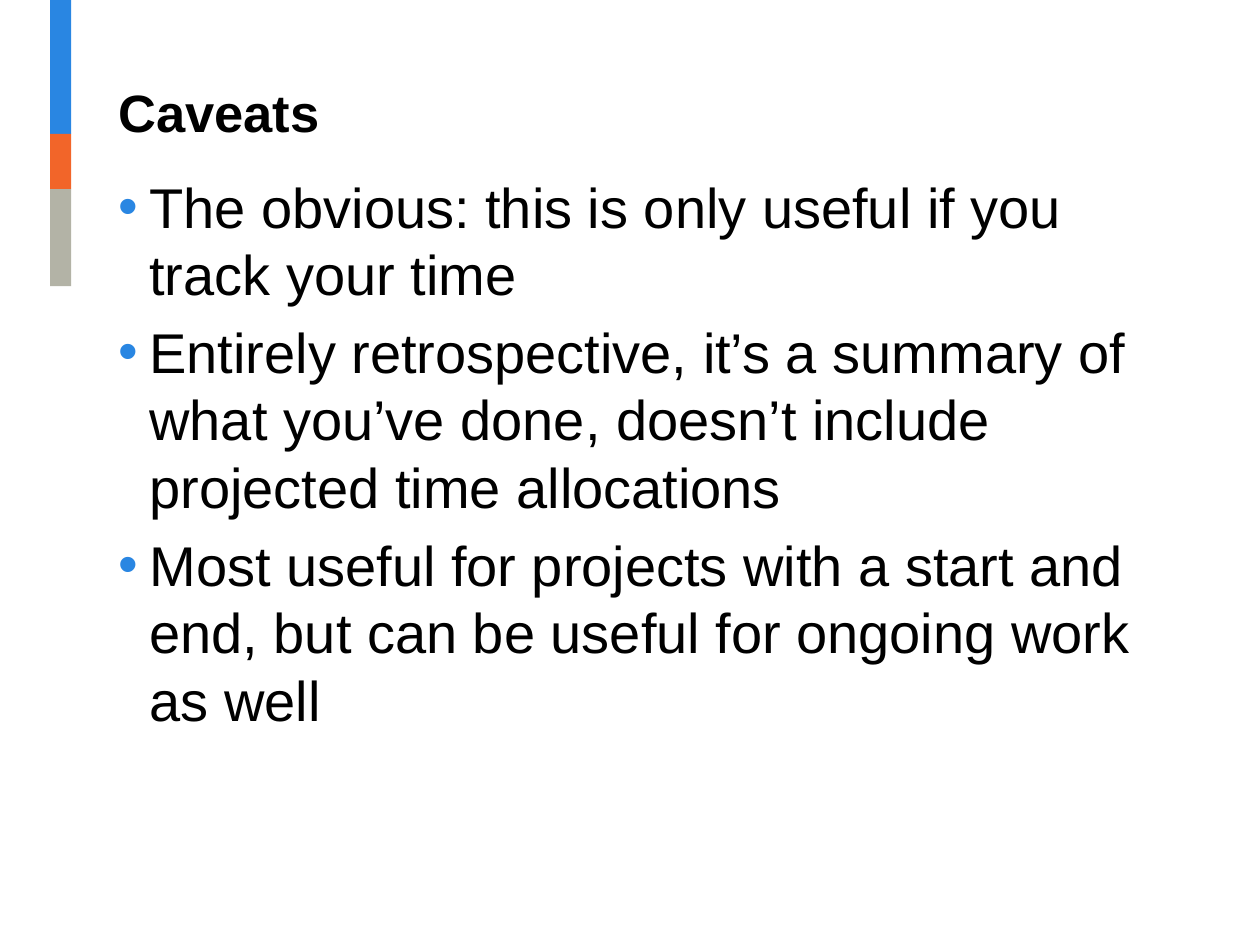
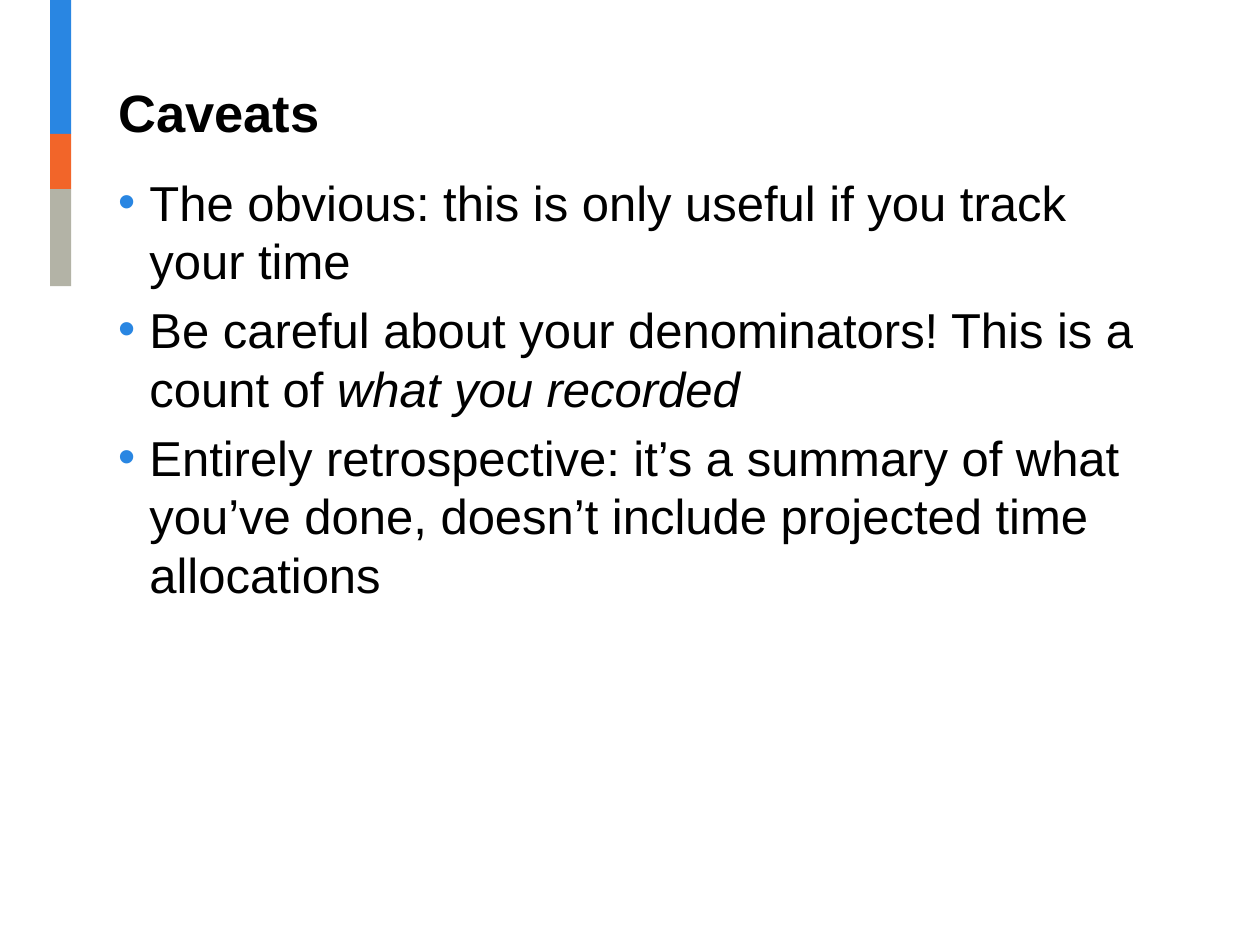
Before and after one commit to jalavery/timetrackR, a slide deck: slide 12 of Project management shiny app presentation.pptx (slide 8 before the commit). Drawn at 1260x945 pixels with LibreOffice and Linux fonts; fonts in the diff are those of the drawing; background and template pictures are left out. Boxes give left, top, right and bottom in pixels: in the first picture for what was removed or moved away, otherwise in the second. Text is boxed around its words. In the diff, an @@ line names an element or a change of style, - is before the commit and + after.

Commit message:
Remove filtering by PI, fix NA's on pie chart, fix 0 hours (fixed in Excel), change timeline to not be stratified by PI or project status

```diff
--- a/Project management shiny app presentation.pptx
+++ b/Project management shiny app presentation.pptx
@@ text at [149,185,1066,289]: size 32 to 28 pt in "The obvious: this is only useful if ..." @@
@@ text at [149,312,1133,594]: text changed; size 32 to 28 pt @@
-• Entirely retrospective, it’s a summary of what you’ve done, doesn’t include projected time allocations
-• Most useful for projects with a start and end, but can be useful for ongoing work as well
+• Be careful about your denominators! This is a count of what you recorded
+• Entirely retrospective: it’s a summary of what you’ve done, doesn’t include projected time allocations
```
Also in this commit, not shown: 5 other slides changed, 3 slides added, 2 slides removed, 4 other files.
